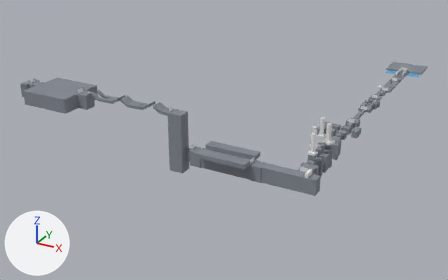
A saved change to the Blender file Blender/world.blend.
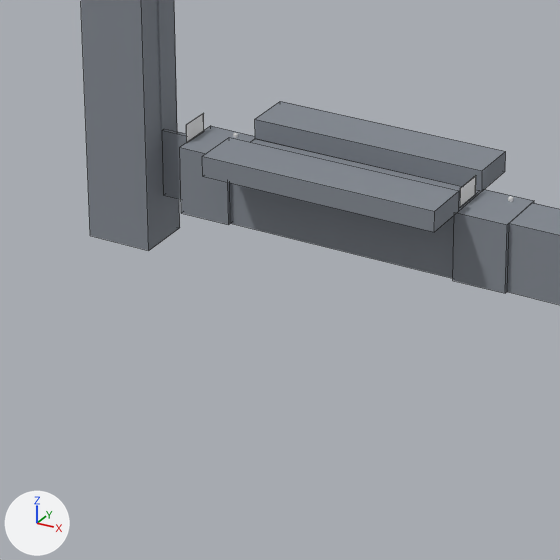
Old and new are each drawn whole from a camera (50 mm lens) standing at (477.0, -2253.0, 687.0) and looking at (-443.0, -580.0, -150.0) and again close up on the part from 33% to 61% of the width and 42% to 86% of the height. Every picture has the same lights, and +X, +Y and +Z are marked at lower left. The older version's two pictures come first. The close-ups show mesh edges as thin lines.

The scene before the commit, as lines of its bpy script (objects in view):
```python
me_ground_cube_069 = bpy.data.meshes.new('Ground_Cube.069')
me_ground_cube_069.from_pydata(...)  # a box spanning x -0.5..0.5, y -0.5..0.5, z -0.5..0.5
me_ground_cube_069.materials.append(mat_iceskate_ground_069)  # grey #838992
me_ground_cube_072 = bpy.data.meshes.new('Ground_Cube.072')
me_ground_cube_072.from_pydata(...)  # a box spanning x -0.5..0.5, y -0.5..0.5, z -0.5..0.5
me_ground_cube_072.materials.append(mat_iceskate_ground_072)  # grey #838992
me_ground_cube_077 = bpy.data.meshes.new('Ground_Cube.077')
me_ground_cube_077.from_pydata(...)  # a box spanning x -0.5..0.5, y -0.5..0.5, z -0.5..0.5
me_ground_cube_077.materials.append(mat_iceskate_ground_077)  # grey #838992
ob_crusherwall_001 = bpy.data.objects.new('CrusherWall.001', me_ground_cube_069)
ob_crusherwall_001.location = (-201.2, -974.6, 24.1)
ob_crusherwall_001.scale = (143.0, 28.9, 12.1)
ob_ground_052 = bpy.data.objects.new('Ground.052', me_ground_cube_072)
ob_ground_052.location = (-287.9, -1003.2, -2.3)
ob_ground_052.rotation_euler = (0.0, 0.0, -1.571)  # degrees (0, 0, -90)
ob_ground_052.scale = (33.7, 31.3, 41.0)
ob_ground_055 = bpy.data.objects.new('Ground.055', me_ground_cube_077)
ob_ground_055.location = (-346.3, -1003.2, 29.6)
ob_ground_055.rotation_euler = (0.0, 0.0, -1.571)  # degrees (0, 0, -90)
ob_ground_055.scale = (33.7, 40.5, 163.0)
# also in view: 'Ground.049' at (-115.0, -1003.0, -2.0); 'CrusherWall' at (-201.0, -1032.0, 24.0); 'Ground.047' at (-28.0, -1003.0, -2.0); 'Ground.048' at (-201.0, -1003.0, -2.0); 'Ground.053' at (-314.0, -1003.0, -2.0)
```
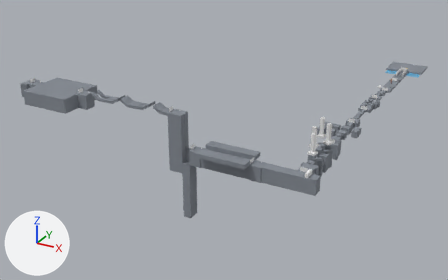
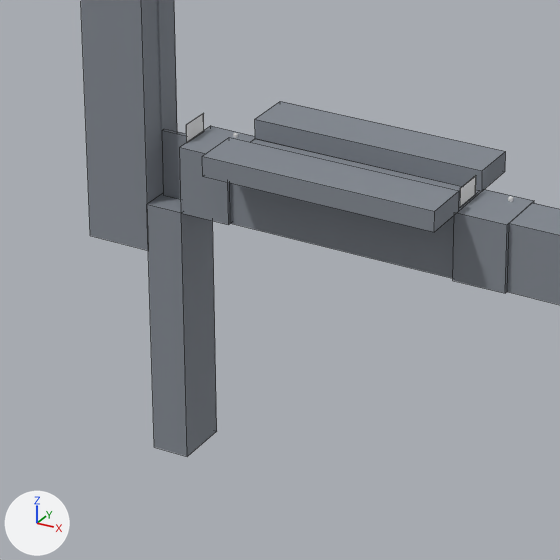
Changed parts and their boxes [x1, y1, x2, y2] in the close-ups (560 x 560 px):
'CrusherUp', added
    after: [147, 193, 217, 456]

Diff of the bpy script that builds the scene:
```diff
--- a/Blender/world.blend.py
+++ b/Blender/world.blend.py
@@ mat_iceskate_ground_001 @@
+mat_iceskate_ground_001 = principled_material('IceSkate_GROUND.001')
+mat_iceskate_ground_001.base_color = (0.227, 0.251, 0.286)  # grey #838992
+mat_iceskate_ground_001.roughness = 0.9
@@ me_ground_cube_002 @@
+me_ground_cube_002.from_pydata(...)  # a box spanning x -0.5..0.5, y -0.5..0.5, z -0.5..0.5
+me_ground_cube_002.materials.append(mat_iceskate_ground_001)  # grey #838992
@@ ob_crusherup @@
+ob_crusherup = bpy.data.objects.new('CrusherUp', me_ground_cube_002)
+ob_crusherup.location = (-315.1, -1003.2, -102.5)
+ob_crusherup.rotation_euler = (0.0, 0.0, -1.571)  # degrees (0, 0, -90)
+ob_crusherup.scale = (33.7, 23.0, 160.0)
```
